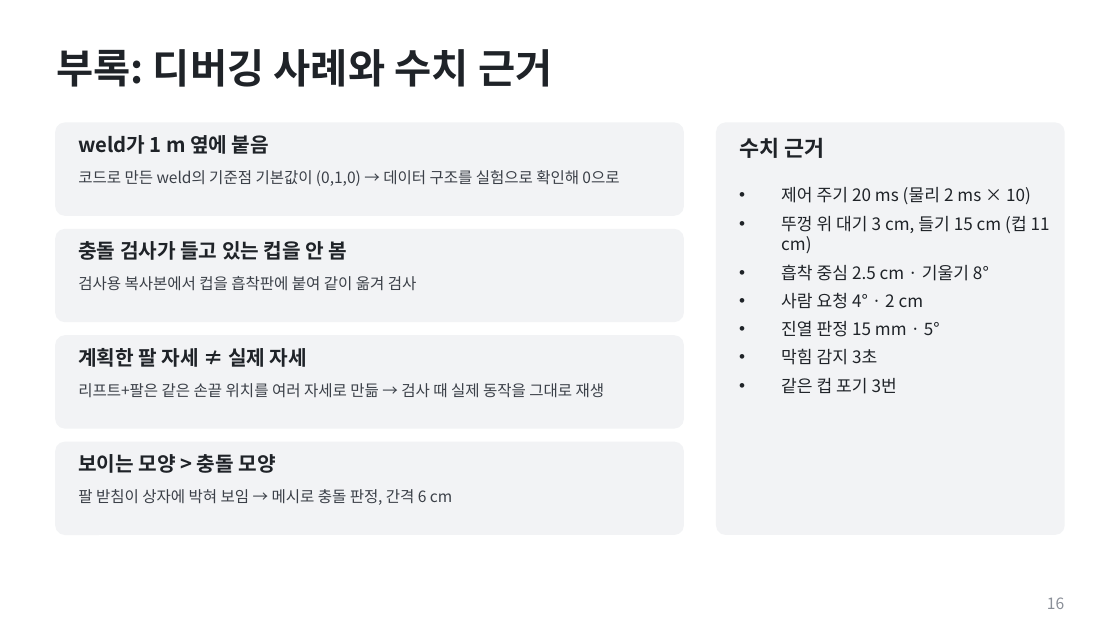
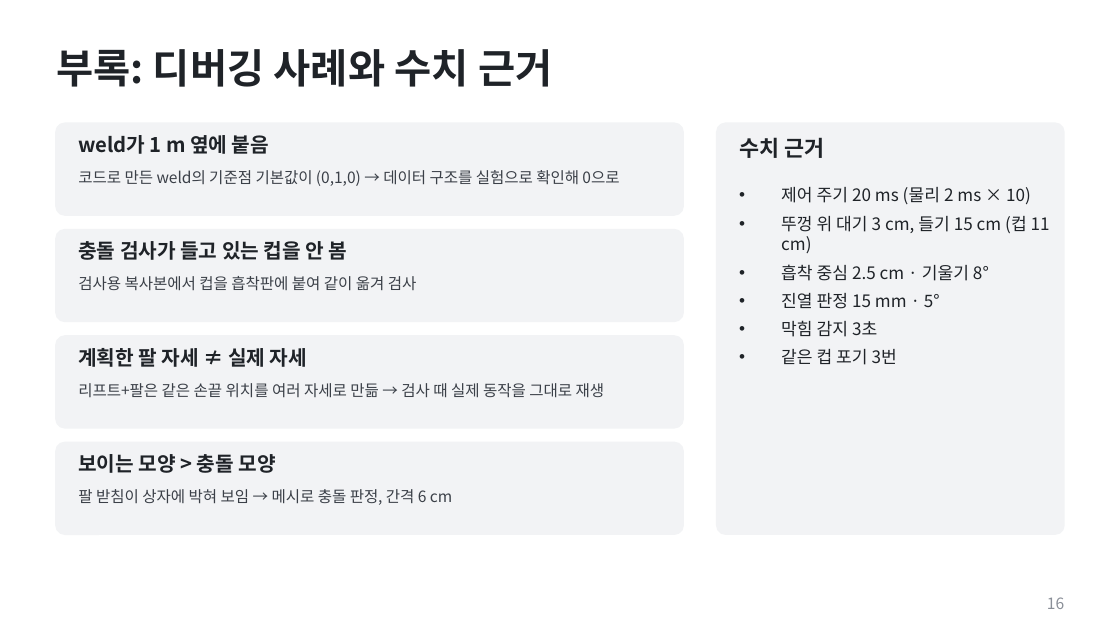
Before and after one commit to hayoung0Lee/cupramen, a slide deck: slide 16 of presentation/cupramen_deck.pptx. Drawn at 1120x630 pixels with LibreOffice and Linux fonts; fonts in the diff are those of the drawing. Boxes give left, top, right and bottom in pixels: in the first picture for what was removed or moved away, otherwise in the second. Text is boxed around its words. In the diff, an @@ line names an element or a change of style, - is before the commit and + after.

```diff
--- a/presentation/cupramen_deck.pptx
+++ b/presentation/cupramen_deck.pptx
@@ text at box(781, 292, 924, 309): paragraph removed @@
-• 사람 요청 4° · 2 cm
```
Also in this commit, not shown: 2 other slides changed, 1 other file.
